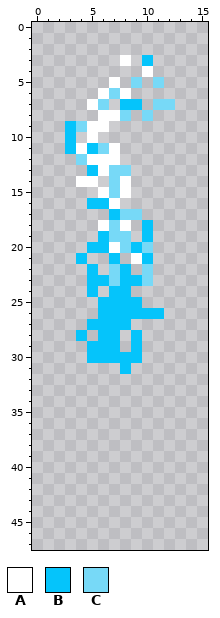
File history of a pixel-art sprite, src/org/world/dwarvencaverns/Interactables/DwarfManCannonAnim3.png. Above is the file before it was changed.
The file is 32x96 pixels, drawn in blocks of 2x2; one block is one cell here.
Palette (. is transparent): A #ffffff  B #05c4fb  C #77d9f7
Pixels before, first column x 3:
 3 .....A.B..
 4 .......A..
 5 ....A.C.C.
 6 ...ACA....
 7 ..AC.BB.CC
 8 ...AAC.C..
 9 BCAA......
10 B.A.......
11 BABCA.....
12 .CAAA.....
13 ..BACC....
14 .AA.CA....
15 ...ACA....
16 ..BBA.....
17 ....BCC...
18 ...ACA.B..
19 ...BCC.B..
20 ..BBACBC..
21 .B..B.AB..
22 ..B.CB.C..
23 ..BBCBBC..
24 ..B.BB....
25 ...BBBB...
26 ...BBBBBB.
27 ..BBBB....
28 .B.BB.B...
29 ..BBB.B...
30 ..BBBBB...
31 .....B....
Once edited:
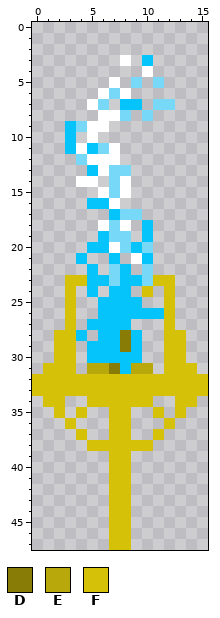
Colours new in this view: D #887b06  E #b9a80b  F #d5c108
Changes in this commit:
Colour D is added in rows 28 to 29 at x 8; in row 31 at x 7.
Colour E is added in row 31 at x 5 to 6 and 9 to 10.
Colour F is added in row 23 at x 3 to 4 and 11 to 12; in row 24 at x 3, 10 and 12; in rows 25 to 27 at x 3 and 12; in rows 28 to 30 at x 2 to 3 and 12 to 13; in row 31 at x 1 to 3 and 12 to 14; in rows 32 to 33 at x 0 to 15.
Colour F is added in row 34 at x 1 to 2, 5 to 10 and 13 to 14; in row 35 at x 2, 4, 7 to 8, 11 and 13; in row 36 at x 3, 7 to 8 and 12; in row 37 at x 4, 7 to 8 and 11; in row 38 at x 5 to 10; in rows 39 to 47 at x 7 to 8.
Pixel boxes of the changes (left, top, right, bottom) in both pictures:
added: (32, 275, 208, 550)
